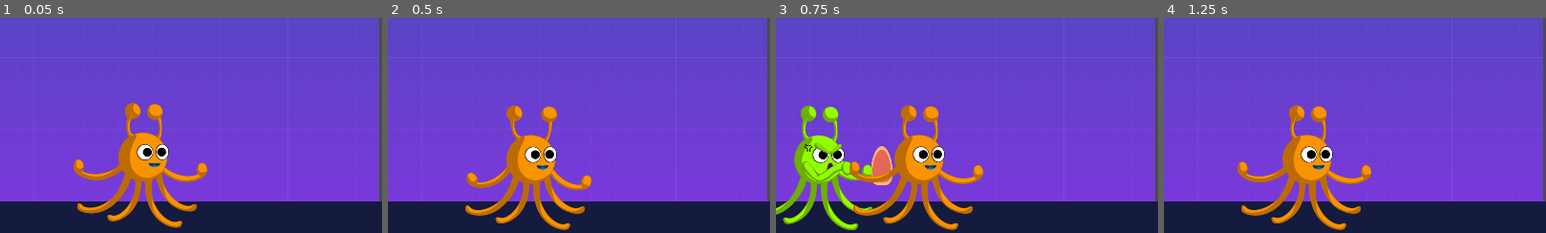
Above: before the commit, frames 1-4 (left to right).
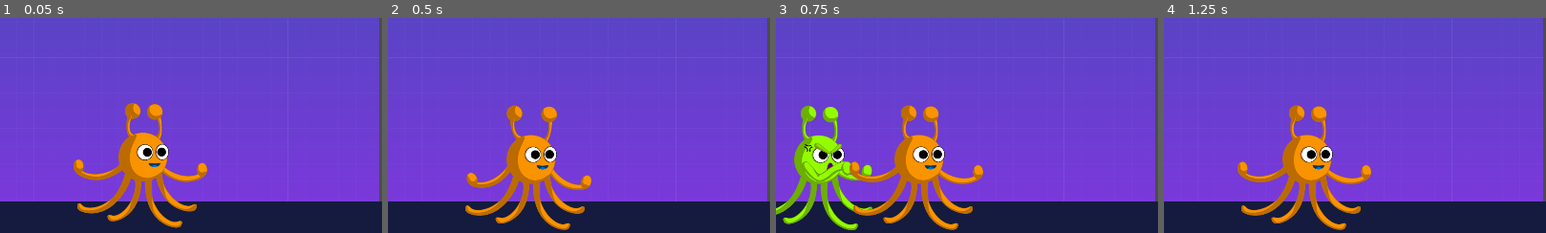
Above: after the commit, the same moments.

Repository: kigari94/IAS
Game: Godot game, scene res://src/Levels/Level01.tscn
Two runs of this game, one before a commit and one after it. Both use one fixed random seed, a clock stepped at 60 frames per second and the inputs below. This scene is started directly instead of the project's main scene.
Inputs:
- Up to frame 1 (0.05 s): no input
- Up to frame 2 (0.5 s): no input
- Up to frame 3 (0.75 s): hold D (move_right) from 0.53 s (still down); hold Space (attack) from 0.53 s (still down)
- Up to frame 4 (1.25 s): keep holding D (move_right); keep holding Space (attack); tap W (jump) at 0.77 s
The pictures show only the part of the screen within x 4-54%, y 9-59%; the shares and areas given below are measured in that part.

Frames 1-2 are identical in both runs. In frame 3, 0.7% of the frame differs, in the area x 24-31%, y 59-78%; in frame 4, nothing differs.
Error in both runs: Attempt to call function 'get_position' in base 'null instance' on a null instance. (res://src/Actors/Player.gd:207)

Commit message:
removed weapon sprite

Diff:
--- a/src/Objects/Weapon.tscn
+++ b/src/Objects/Weapon.tscn
@@ -1,6 +1,5 @@
-[gd_scene load_steps=4 format=2]
+[gd_scene load_steps=3 format=2]
 
-[ext_resource path="res://assets/player2.png" type="Texture" id=1]
 [ext_resource path="res://src/Objects/Weapon.gd" type="Script" id=2]
 
 [sub_resource type="CapsuleShape2D" id=1]
@@ -15,9 +14,3 @@
 rotation = 1.57079
 scale = Vector2( 5.21842, 0.94333 )
 shape = SubResource( 1 )
-
-[node name="Sprite" type="Sprite" parent="CollisionShape2D"]
-position = Vector2( -1, -7.62939e-06 )
-rotation = -1.57079
-scale = Vector2( 0.537, 0.203 )
-texture = ExtResource( 1 )
